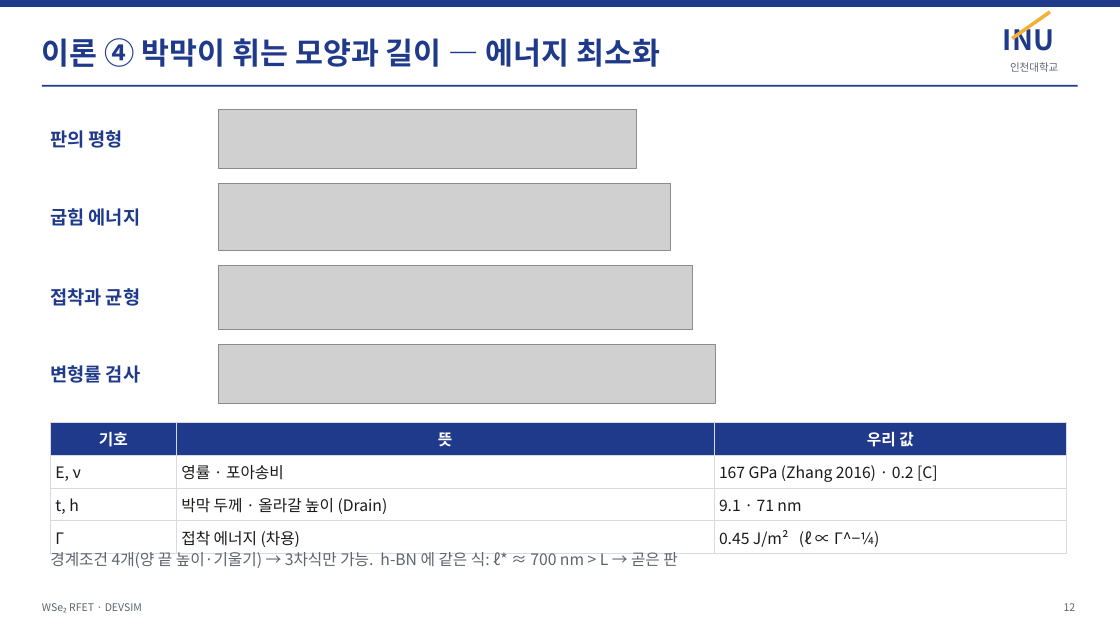
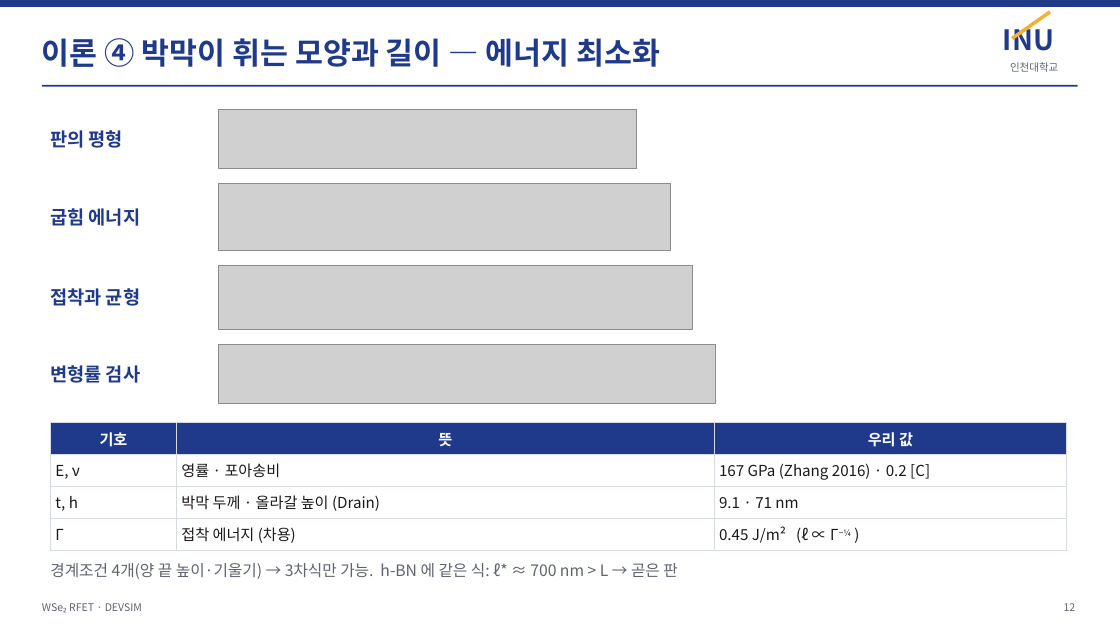
Before and after one commit to jiseonyang-9070/rfet, a slide deck: slide 12 of slides/RFET_progress_INU.pptx. Drawn at 1120x630 pixels with LibreOffice and Linux fonts; fonts in the diff are those of the drawing; grey boxes stand for pictures. Boxes give left, top, right and bottom in pixels: in the first picture for what was removed or moved away, otherwise in the second. Text is boxed around its words. In the diff, an @@ line names an element or a change of style, - is before the commit and + after.

```diff
--- a/slides/RFET_progress_INU.pptx
+++ b/slides/RFET_progress_INU.pptx
@@ table at (x1=50, y1=423, x2=1067, y2=547) @@
-row 4, column 3: 0.45 J/m² (ℓ ∝ Γ^−¼)
+row 4, column 3: 0.45 J/m² (ℓ ∝ Γ−¼ )
@@ size 13.5 to 13 pt in "기호", "뜻", "우리 값", "E, ν" and 7 more places @@
@@ text "경계조건 4개(양 끝 높이·기울기) → ..." moved from (x1=50, y1=550, x2=677, y2=568) to (x1=50, y1=563, x2=677, y2=579) @@
```
Also in this commit, not shown: 8 other slides changed, 1 other file.
